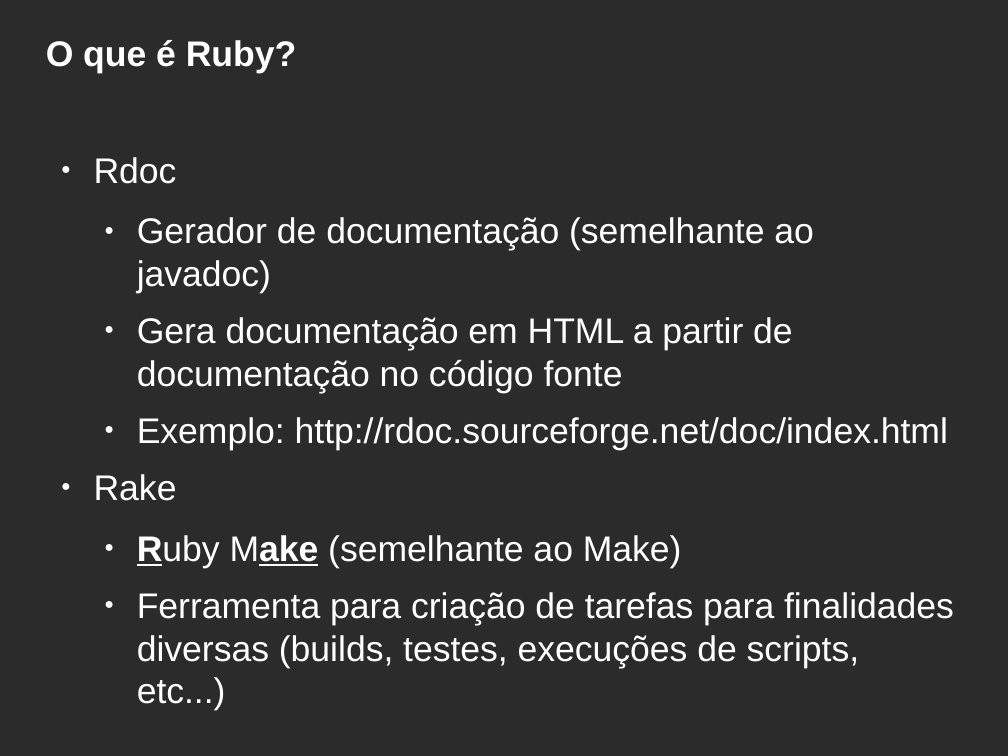
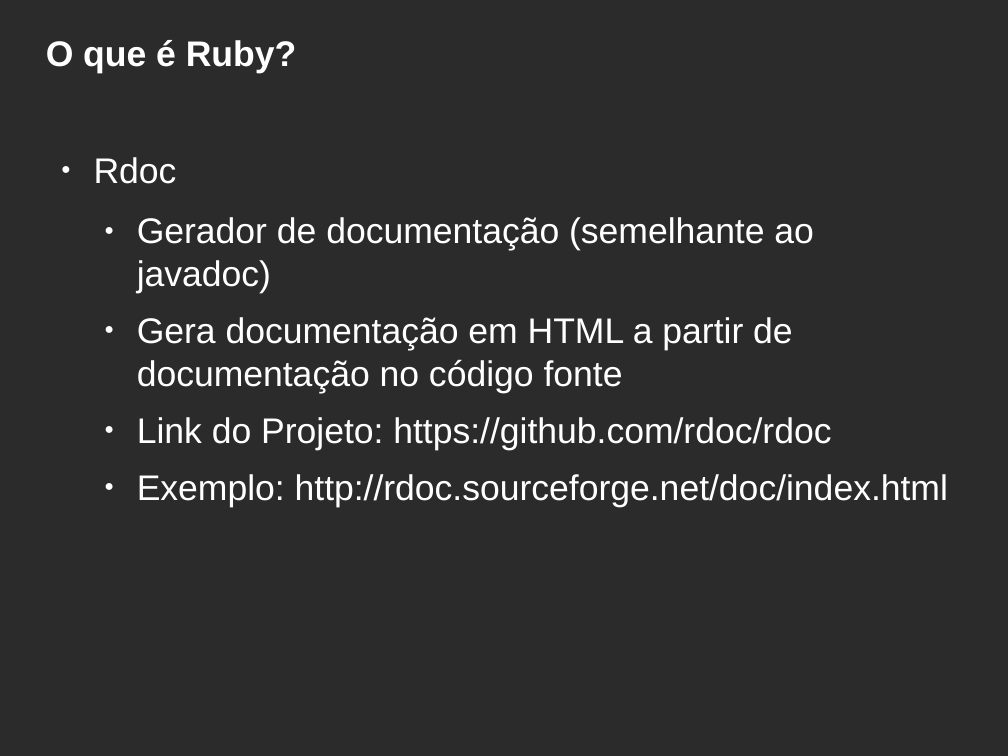
Before and after one commit to hbobenicio/ruby-examples, a slide deck: slide 8 of apresentacao-ruby.odp (slide 5 before the commit). Drawn at 1008x756 pixels with LibreOffice and Linux fonts; fonts in the diff are those of the drawing; background and template pictures are left out; a plain dark background stands for a picture behind light text. Boxes give left, top, right and bottom in pixels: in the first picture for what was removed or moved away, otherwise in the second. Text is boxed around its words. In the diff, an @@ line names an element or a change of style, - is before the commit and + after.

```diff
--- a/apresentacao-ruby.odp
+++ b/apresentacao-ruby.odp
@@ text at box(137, 417, 831, 450): paragraph added @@
+  ● Link do Projeto: https://github.com/rdoc/rdoc
@@ text at box(94, 474, 954, 668): paragraphs removed @@
-● Rake
-  ● Ruby Make (semelhante ao Make)
-  ● Ferramenta para criação de tarefas para finalidades diversas (builds, testes, execuções de scripts, etc...)
```
Also in this commit, not shown: 3 other slides changed, 6 slides added, 1 slide removed, 2 other files.
